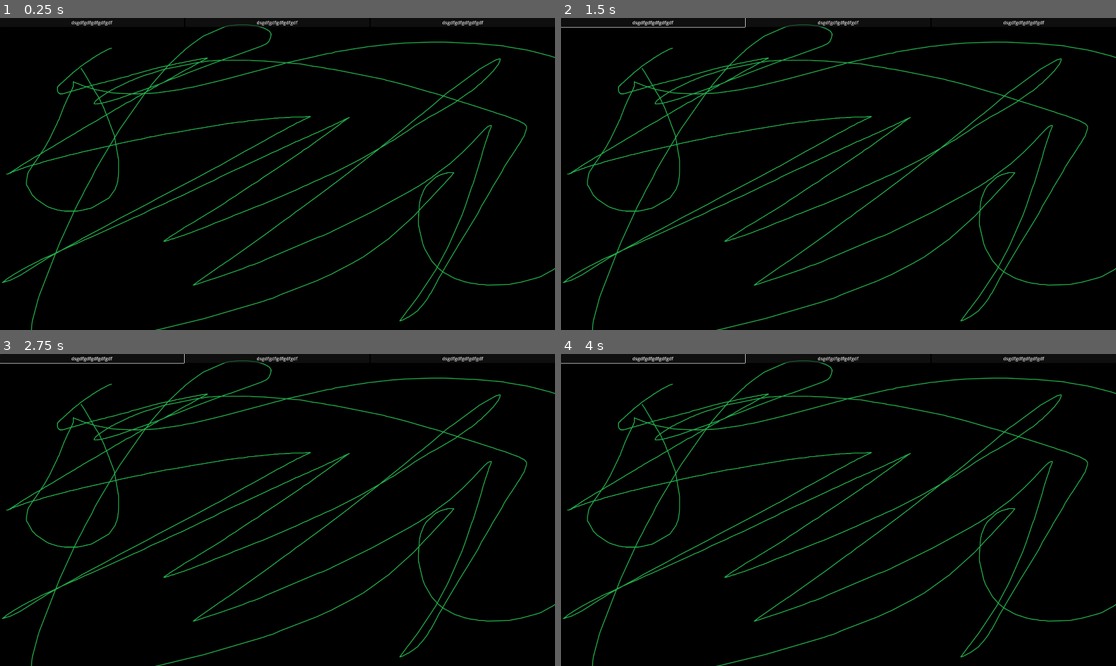
Above: before the commit, frames 1-4 (two rows, left to right).
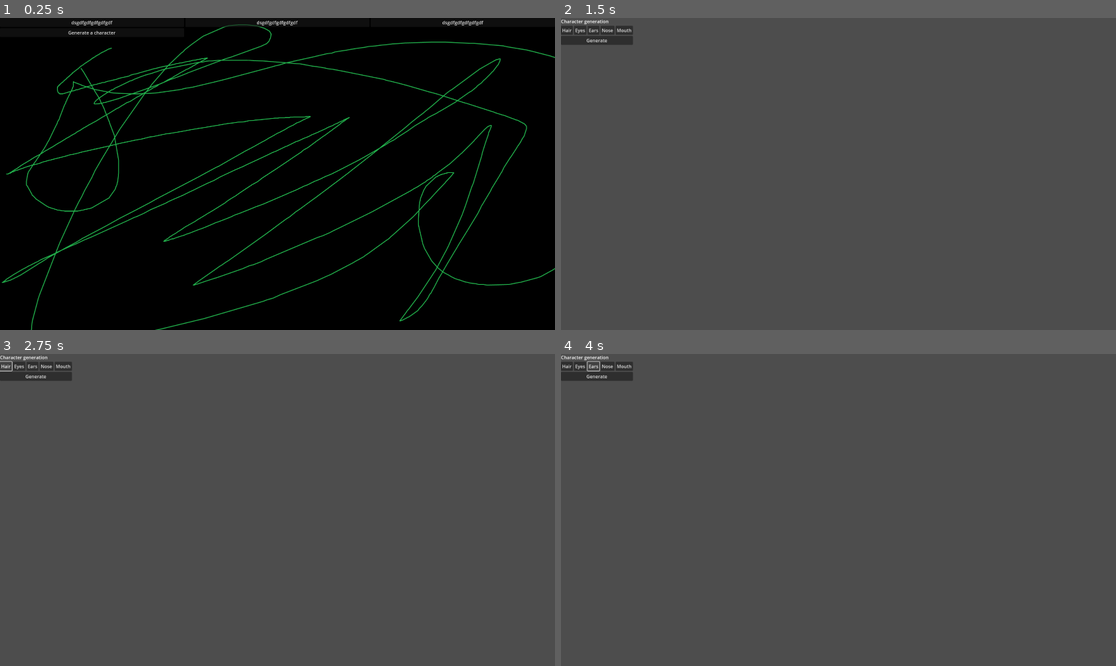
Above: after the commit, the same moments.

Repository: ekaktusz/anoobis
Game: Godot game, scene res://tinder_scene.tscn
Same seed, same stepped clock (60 frames per second), same inputs: the game is played once before the commit and once after it.
Inputs (mouse positions are in pixels of both pictures, inside the frame that each line leads up to):
- Up to frame 1 (0.25 s): no input
- Up to frame 2 (1.5 s): click "dsgdfgdfgdfgdfgdf" at 0.5 s; click (655, 33) at 1.25 s, where only the run after the commit has a clickable "Generate a character"
- Up to frame 3 (2.75 s): click (5, 366) at 2 s, where only the run after the commit has a clickable "Hair"
- Up to frame 4 (4 s): click (577, 366) at 2.75 s, where only the run after the commit has a clickable "Eyes"; click (594, 366) at 3.5 s, where only the run after the commit has a clickable "Ears"

The runs differ from the first frame. In frame 1, less than 0.1% of the frame differs, in the area x 12-21%, y 4-6%; in frame 2, 100%; in frame 3, 100%, in the area x 0-100%, y 0-100%; in frame 4, 100%.

Commit message:
Character generator scene created with basic buttons. Button added to tinder scene, and new scene is opened on click.

Diff:
--- /dev/null
+++ b/character_generator.tscn
@@ -0,0 +1,41 @@
+[gd_scene load_steps=2 format=3 uid="uid://punfu476axs3"]
+
+[ext_resource type="Script" path="res://character_generator.gd" id="1_ggyww"]
+
+[node name="Node2D" type="Node2D"]
+script = ExtResource("1_ggyww")
+
+[node name="VBoxContainer" type="VBoxContainer" parent="."]
+offset_right = 40.0
+offset_bottom = 40.0
+
+[node name="CreateCharacter" type="Label" parent="VBoxContainer"]
+layout_mode = 2
+text = "Character generation"
+
+[node name="HBoxContainer" type="HBoxContainer" parent="VBoxContainer"]
+layout_mode = 2
+
+[node name="HairButton" type="Button" parent="VBoxContainer/HBoxContainer"]
+layout_mode = 2
+text = "Hair"
+
+[node name="EyesButton" type="Button" parent="VBoxContainer/HBoxContainer"]
+layout_mode = 2
+text = "Eyes"
+
+[node name="EarsButton" type="Button" parent="VBoxContainer/HBoxContainer"]
+layout_mode = 2
+text = "Ears"
+
+[node name="NoseButton" type="Button" parent="VBoxContainer/HBoxContainer"]
+layout_mode = 2
+text = "Nose"
+
+[node name="MouthButton" type="Button" parent="VBoxContainer/HBoxContainer"]
+layout_mode = 2
+text = "Mouth"
+
+[node name="GenerateButton" type="Button" parent="VBoxContainer"]
+layout_mode = 2
+text = "Generate"
--- a/tinder_scene.gd
+++ b/tinder_scene.gd
@@ -14,3 +14,7 @@
 func _on_button_pressed():
 	print("asd")
 	pass # Replace with function body.
+
+
+func _on_generate_char_button_pressed() -> void:
+	get_tree().change_scene_to_file("res://character_generator.tscn")
--- a/tinder_scene.tscn
+++ b/tinder_scene.tscn
@@ -34,6 +34,11 @@
 layout_mode = 2
 text = "dsgdfgdfgdfgdfgdf"
 
+[node name="GenerateCharButton" type="Button" parent="HBoxContainer/VBoxContainer"]
+layout_mode = 2
+text = "Generate a character
+"
+
 [node name="VBoxContainer2" type="VBoxContainer" parent="HBoxContainer"]
 layout_mode = 2
 size_flags_horizontal = 3
@@ -51,3 +56,4 @@
 text = "dsgdfgdfgdfgdfgdf"
 
 [connection signal="pressed" from="HBoxContainer/VBoxContainer/Button" to="." method="_on_button_pressed"]
+[connection signal="pressed" from="HBoxContainer/VBoxContainer/GenerateCharButton" to="." method="_on_generate_char_button_pressed"]
